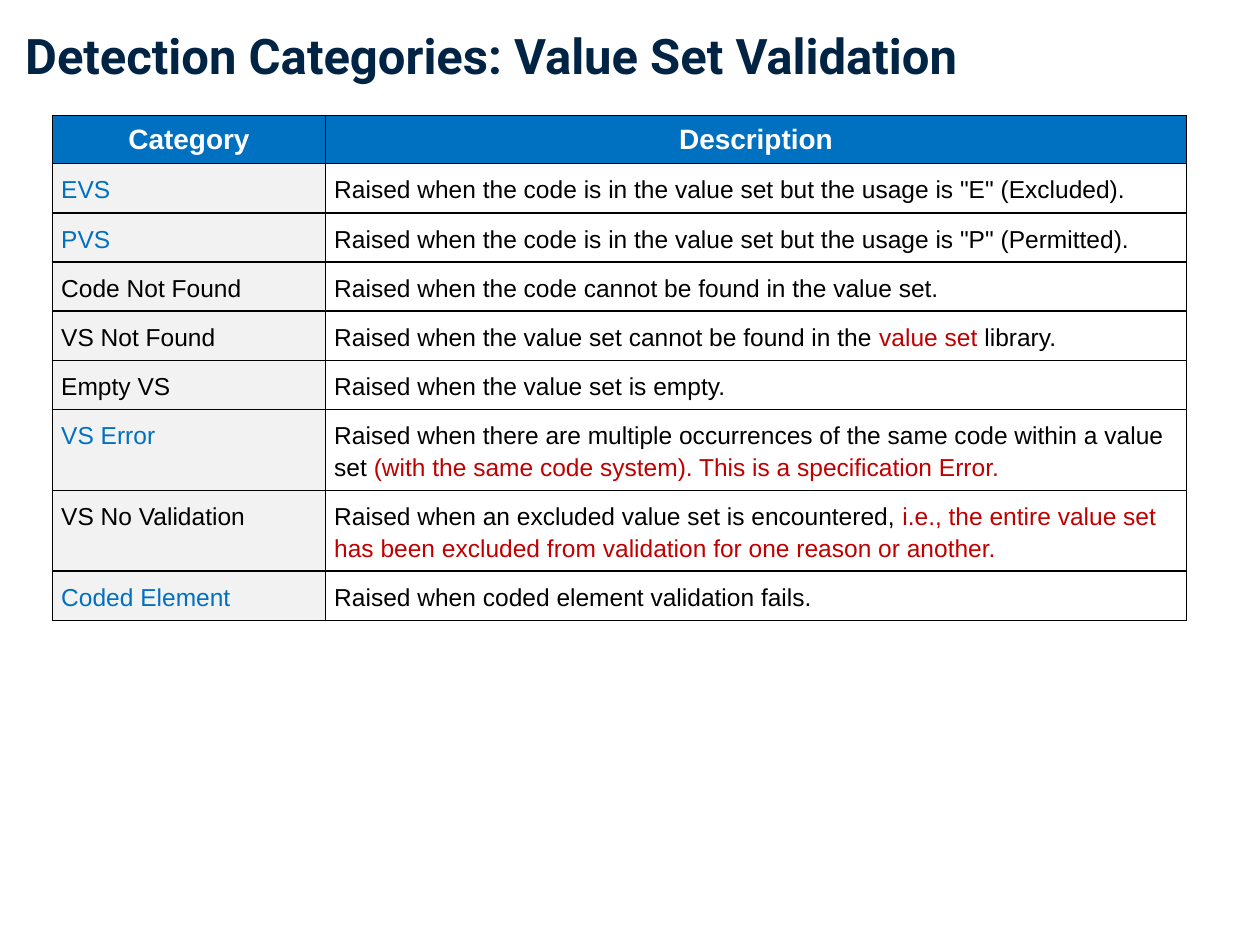
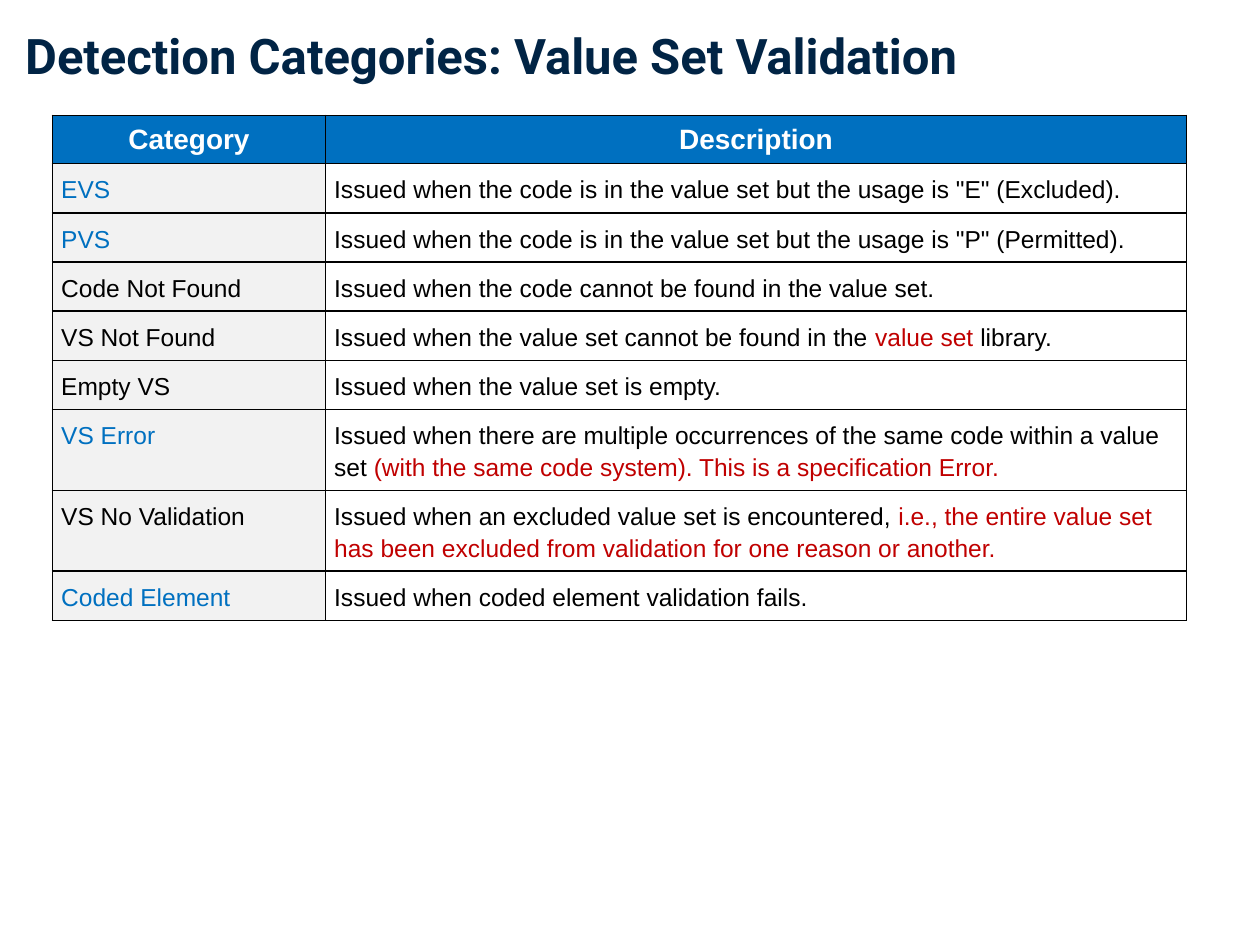
Before and after one commit to usnistgov/hit-mu-tools-resource-bundles, a slide deck: slide 45 of src/main/resources/Documentation/UserDocs/NIST-HL7v2-Understanding-Validation.pptx. Drawn at 1260x945 pixels with LibreOffice and Linux fonts; fonts in the diff are those of the drawing; background and template pictures are left out. Boxes give left, top, right and bottom in pixels: in the first picture for what was removed or moved away, otherwise in the second. Text is boxed around its words. In the diff, an @@ line names an element or a change of style, - is before the commit and + after.

```diff
--- a/src/main/resources/Documentation/UserDocs/NIST-HL7v2-Understanding-Validation.pptx
+++ b/src/main/resources/Documentation/UserDocs/NIST-HL7v2-Understanding-Validation.pptx
@@ table at <box>53,116,1187,636</box> @@
@@ row 2, column 2: "Raised when the code is in the value set but the usage is "E" (Excluded)." to "Issued when the code is in the value set but the usage is "E" (Excluded)." @@
@@ row 3, column 2: "Raised when the code is in the value set but the usage is "P" (Permitted)." to "Issued when the code is in the value set but the usage is "P" (Permitted)." @@
-row 4, column 2: Raised when the code cannot be found in the value set.
+row 4, column 2: Issued when the code cannot be found in the value set.
-row 5, column 2: Raised when the value set cannot be found in the value set library.
+row 5, column 2: Issued when the value set cannot be found in the value set library.
-row 6, column 2: Raised when the value set is empty.
+row 6, column 2: Issued when the value set is empty.
-row 7, column 2: Raised when there are multiple occurrences of the same code within a value set (with the same code system). This is a specification Error.
+row 7, column 2: Issued when there are multiple occurrences of the same code within a value set (with the same code system). This is a specification Error.
-row 8, column 2: Raised when an excluded value set is encountered, i.e., the entire value set has been excluded from validation for one reason or another.
+row 8, column 2: Issued when an excluded value set is encountered, i.e., the entire value set has been excluded from validation for one reason or another.
-row 9, column 2: Raised when coded element validation fails.
+row 9, column 2: Issued when coded element validation fails.
```
Also in this commit, not shown: 1 other slide changed, 2 other files.
